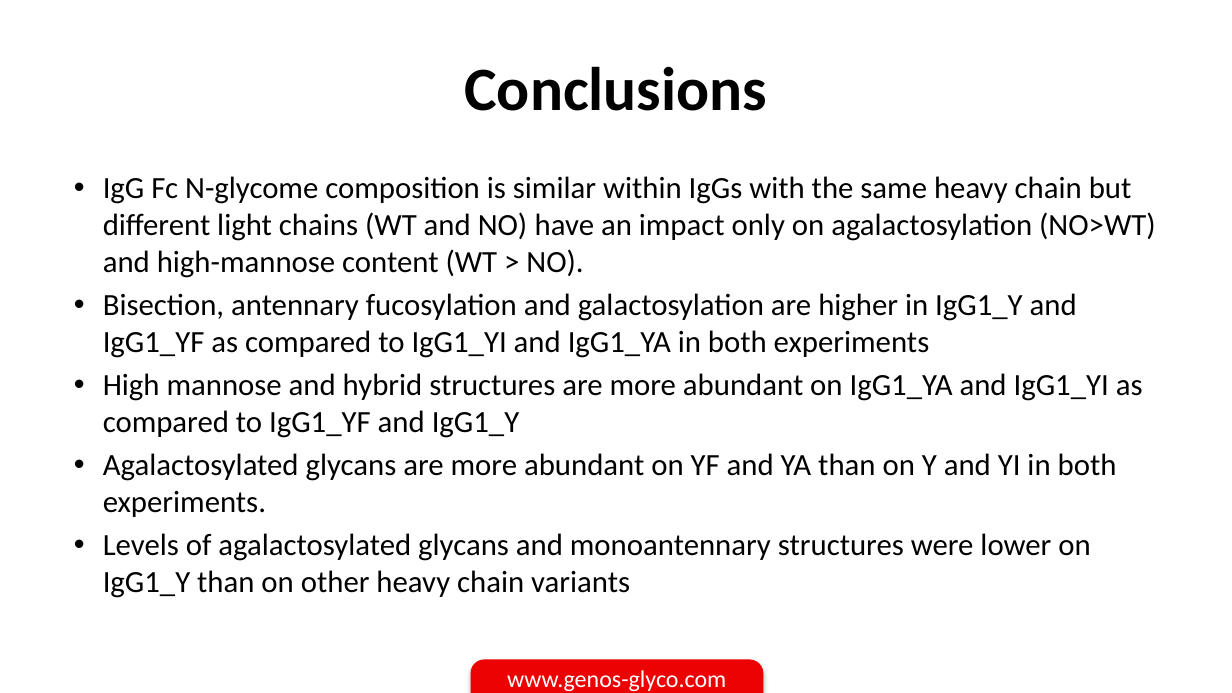
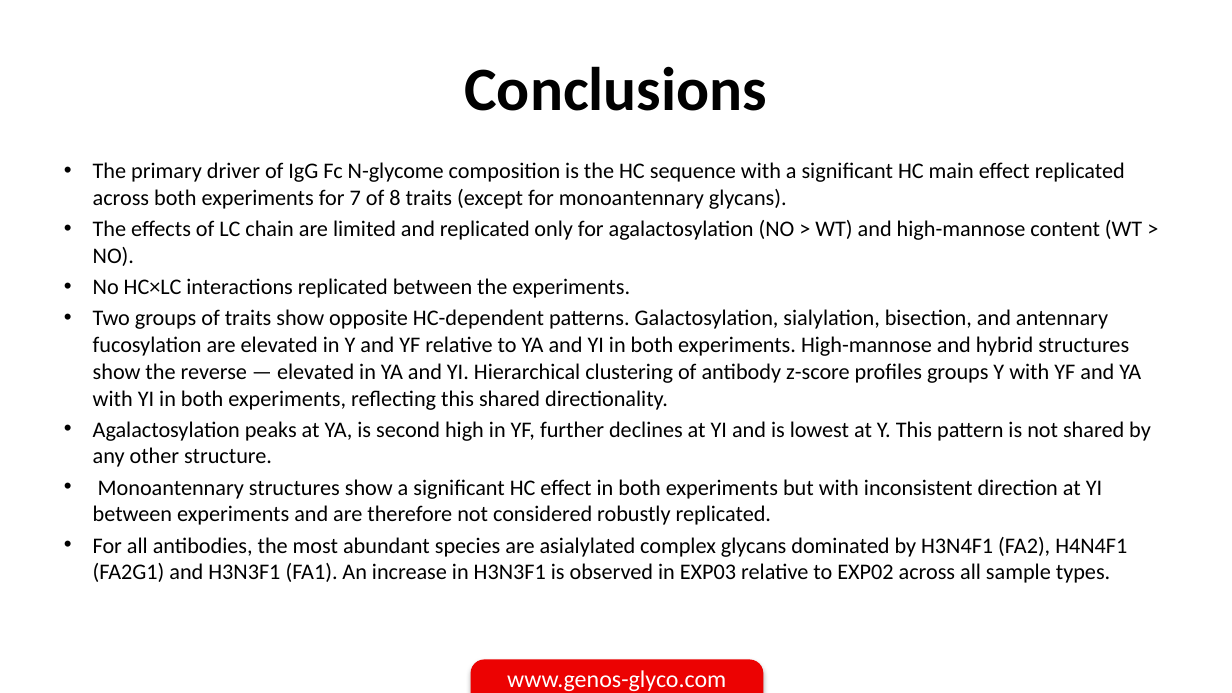
Before and after one commit to himbrimi/allotypes_experiment_comparison, a slide deck: slide 16 of 20260611_EXP02_vs_EXP03_OlgaZaitseva_1.pptx. Drawn at 1232x693 pixels with LibreOffice and Linux fonts; fonts in the diff are those of the drawing; background and template pictures are left out. Boxes give left, top, right and bottom in pixels: in the first picture for what was removed or moved away, otherwise in the second. Text is boxed around its words. In the diff, an @@ line names an element or a change of style, - is before the commit and + after.

```diff
--- a/20260611_EXP02_vs_EXP03_OlgaZaitseva_1.pptx
+++ b/20260611_EXP02_vs_EXP03_OlgaZaitseva_1.pptx
@@ text at box(93, 162, 1151, 583): text changed; size 18 to 13 pt @@
-• IgG Fc N-glycome composition is similar within IgGs with the same heavy chain but different light chains (WT and NO) have an impact only on agalactosylation (NO>WT) and high-mannose content (WT > NO).
-• Bisection, antennary fucosylation and galactosylation are higher in IgG1_Y and IgG1_YF as compared to IgG1_YI and IgG1_YA in both experiments
-• High mannose and hybrid structures are more abundant on IgG1_YA and IgG1_YI as compared to IgG1_YF and IgG1_Y
-• Agalactosylated glycans are more abundant on YF and YA than on Y and YI in both experiments.
-• Levels of agalactosylated glycans and monoantennary structures were lower on IgG1_Y than on other heavy chain variants
+• The primary driver of IgG Fc N-glycome composition is the HC sequence with a significant HC main effect replicated across both experiments for 7 of 8 traits (except for monoantennary glycans).
+• The effects of LC chain are limited and replicated only for agalactosylation (NO > WT) and high-mannose content (WT > NO).
+• No HC×LC interactions replicated between the experiments.
+• Two groups of traits show opposite HC-dependent patterns. Galactosylation, sialylation, bisection, and antennary fucosylation are elevated in Y and YF relative to YA and YI in both experiments. High-mannose and hybrid structures show the reverse — elevated in YA and YI. Hierarchical clustering of antibody z-score profiles groups Y with YF and YA with YI in both experiments, reflecting this shared directionality.
+• Agalactosylation peaks at YA, is second high in YF, further declines at YI and is lowest at Y. This pattern is not shared by any other structure.
+• Monoantennary structures show a significant HC effect in both experiments but with inconsistent direction at YI between experiments and are therefore not considered robustly replicated.
+• For all antibodies, the most abundant species are asialylated complex glycans dominated by H3N4F1 (FA2), H4N4F1 (FA2G1) and H3N3F1 (FA1). An increase in H3N3F1 is observed in EXP03 relative to EXP02 across all sample types.
```
Also in this commit, not shown: 1 slide removed, 8 other files.
